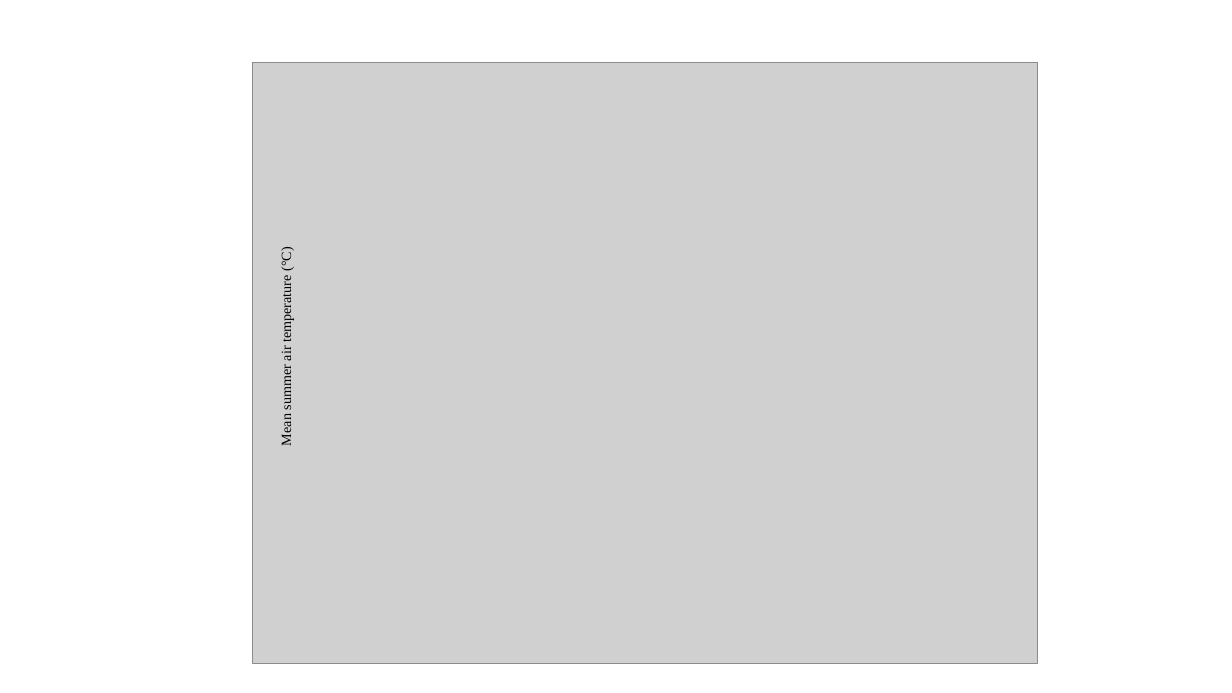
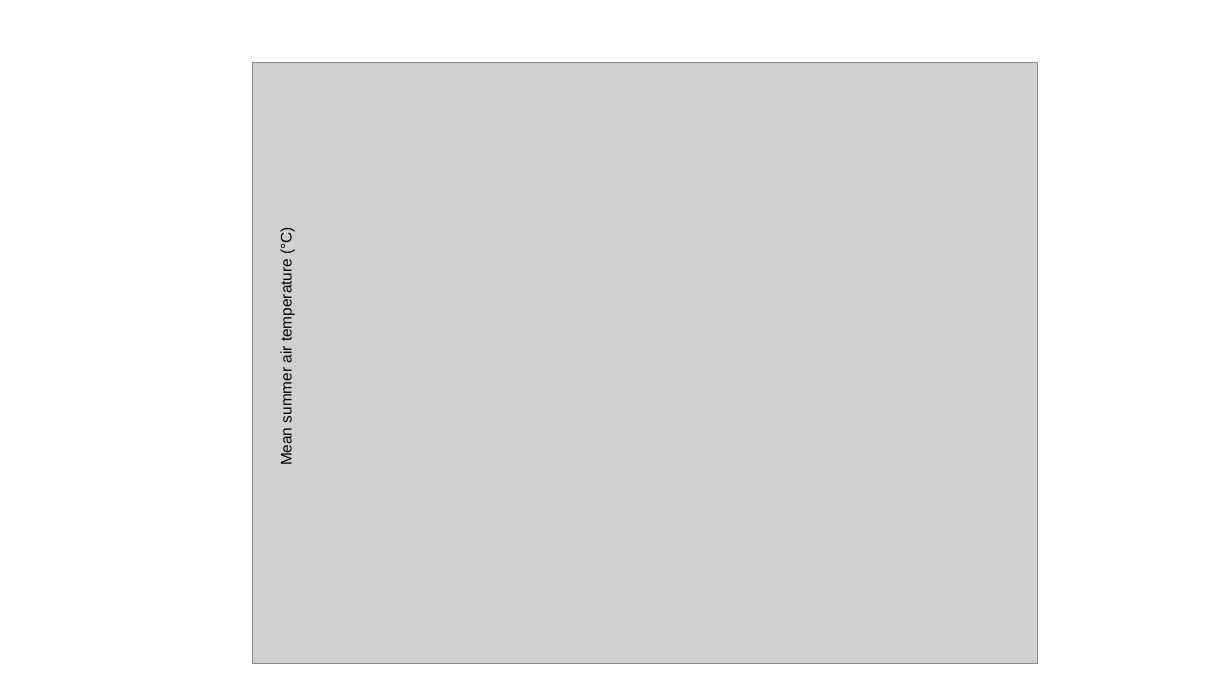
Before and after one commit to LinneaRock/Glory-of-the-HCG, a slide deck: slide 1 of Figures/airtemp format.pptx. Drawn at 1232x693 pixels with LibreOffice and Linux fonts; fonts in the diff are those of the drawing; grey boxes stand for pictures. Boxes give left, top, right and bottom in pixels: in the first picture for what was removed or moved away, otherwise in the second. Text is boxed around its words. In the diff, an @@ line names an element or a change of style, - is before the commit and + after.

```diff
--- a/Figures/airtemp format.pptx
+++ b/Figures/airtemp format.pptx
@@ text "Mean summer air temperature (°C)" at (x1=278, y1=229, x2=295, y2=464): size 11 to 12 pt, font Times New Roman to Arial @@
```
Also in this commit, not shown: 12 other files.
